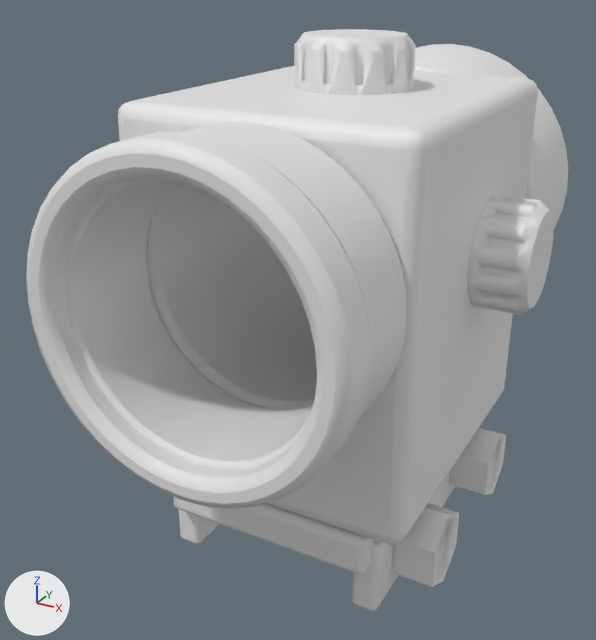
A saved change to the Blender file tools/weapon/prism.blend.
One viewpoint serves both versions: a 50 mm camera at (0.0412, -0.0862, 0.0625) aimed at (-0.0045, -0.0029, 0.0208). Every picture has the same lights, and +X, +Y and +Z are marked at lower left. The picture after the commit comes second.

Script lines for the objects in view, before the commit:
```python
ob_eyecup = bpy.data.objects.new('eyecup', me_eyecup)
ob_eyecup.location = (0.0, 0.0, 0.0)
ob_objective = bpy.data.objects.new('objective', me_objective)
ob_objective.location = (0.0, 0.0, 0.0)
ob_reticle_chevron = bpy.data.objects.new('reticle_chevron', me_reticle_chevron)
ob_reticle_chevron.location = (0.0, 0.0, 0.032)
ob_reticle_dot = bpy.data.objects.new('reticle_dot', me_reticle_dot)
ob_reticle_dot.location = (0.0, 0.0, 0.032)
ob_reticle_ring = bpy.data.objects.new('reticle_ring', me_reticle_ring)
ob_reticle_ring.location = (0.0, 0.0, 0.032)
# also in view: 'eyepiece' at (0.0, -0.026, 0.032); 'block' at (0.0, 0.0, 0.027); 'elevation' at (0.0, 0.002, 0.0516); 'clamp_plate' at (0.0, 0.0, 0.0025); 'clamp_bolt1' at (0.0164, 0.01, -0.0005)
```
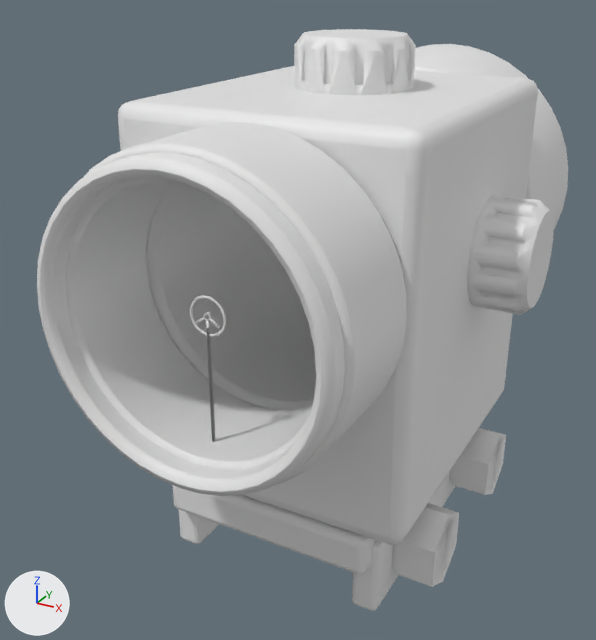
Location of each change, (x1, y1, x2, y2) in pixels of the pictures (596 x 640 px):
'eyecup', reshaped (11% narrower, 9% shorter): before (26, 132, 371, 509); after (37, 153, 345, 496)
'reticle_ring', moved (not visible before): after (190, 296, 226, 440)
'reticle_dot', moved (not visible before): after (204, 312, 216, 442)
'reticle_chevron', moved (not visible before): after (196, 317, 221, 442)

Edits to the bpy script that builds the scene:
```text
Change me_eyecup:
    used by ob_eyecup; location = (0.0, 0.0, 0.0)
    remove me_eyecup.from_pydata(...)  # 160 vertices, 160 faces; spans x -0.0172..0.0172, y -0.0345..-0.029, z 0.0148..0.0492
    add me_eyecup.from_pydata(...)  # 160 vertices, 160 faces; spans x -0.0158..0.0158, y -0.0345..-0.029, z 0.0162..0.0478
    me_eyecup part 1: 80 of the vertices in x -0.0172..0.0172, y -0.0345..-0.029, z 0.0148..0.0492 are scaled about their middle by (0.919, 1, 0.919)
Change ob_reticle_ring:
    ob_reticle_ring.location: (0.0, 0.0, 0.032) -> (0.0, -0.0285, 0.032)
Change ob_reticle_dot:
    ob_reticle_dot.location: (0.0, 0.0, 0.032) -> (0.0, -0.0285, 0.032)
Change ob_reticle_chevron:
    ob_reticle_chevron.location: (0.0, 0.0, 0.032) -> (0.0, -0.0285, 0.032)
```
